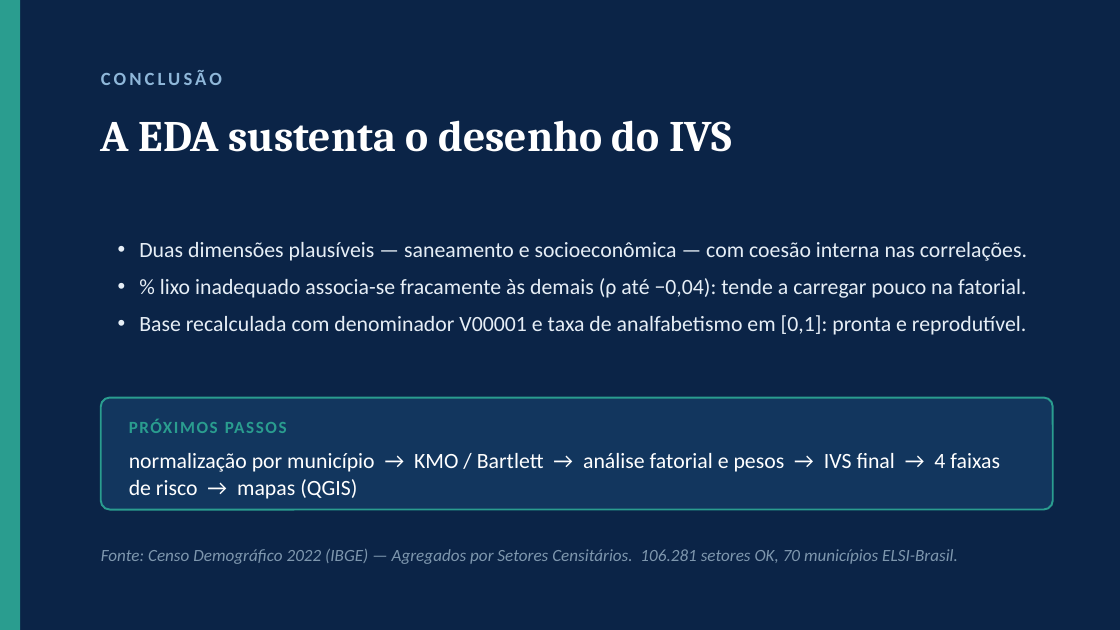
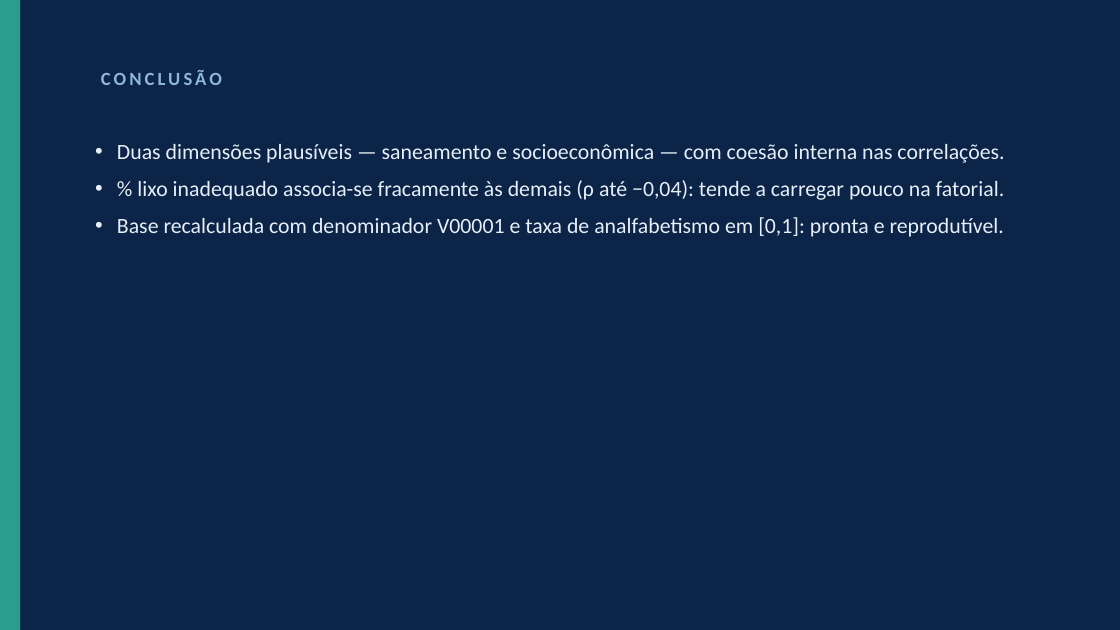
Before and after one commit to pedrinndias/Projeto_IVS_Censo, a slide deck: slide 11 of docs/Apresentacoes_IVS/2_EDA_Completa_Corrigida.pptx. Drawn at 1120x630 pixels with LibreOffice and Linux fonts; fonts in the diff are those of the drawing. Boxes give left, top, right and bottom in pixels: in the first picture for what was removed or moved away, otherwise in the second. Text is boxed around its words. In the diff, an @@ line names an element or a change of style, - is before the commit and + after.

```diff
--- a/docs/Apresentacoes_IVS/2_EDA_Completa_Corrigida.pptx
+++ b/docs/Apresentacoes_IVS/2_EDA_Completa_Corrigida.pptx
@@ text "Duas dimensões plausíveis — saneamento ...": place and size @@
-text "Duas dimensões plausíveis — saneamento ..." at bbox=[139, 242, 1027, 335]
+text "Duas dimensões plausíveis — saneamento ..." at bbox=[117, 144, 1005, 237]
@@ text removed at bbox=[101, 120, 732, 152] @@
-A EDA sustenta o desenho do IVS
@@ rounded rectangle removed at bbox=[101, 398, 1053, 510] @@
@@ text removed at bbox=[129, 419, 287, 433] @@
-PRÓXIMOS PASSOS
@@ text removed at bbox=[129, 453, 1000, 499] @@
-normalização por município → KMO / Bartlett → análise fatorial e pesos → IVS final → 4 faixas de risco → mapas (QGIS)
@@ text removed at bbox=[101, 549, 958, 564] @@
-Fonte: Censo Demográfico 2022 (IBGE) — Agregados por Setores Censitários. 106.281 setores OK, 70 municípios ELSI-Brasil.
```
Also in this commit, not shown: 7 other slides changed, 1 other file.
